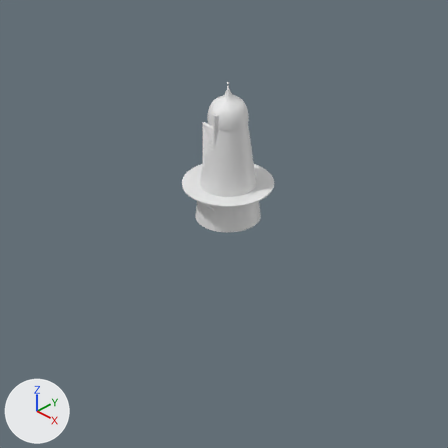
Renders of the Blender file development/graphics/buildings/greens windmill/windmill.blend from each side of a commit.
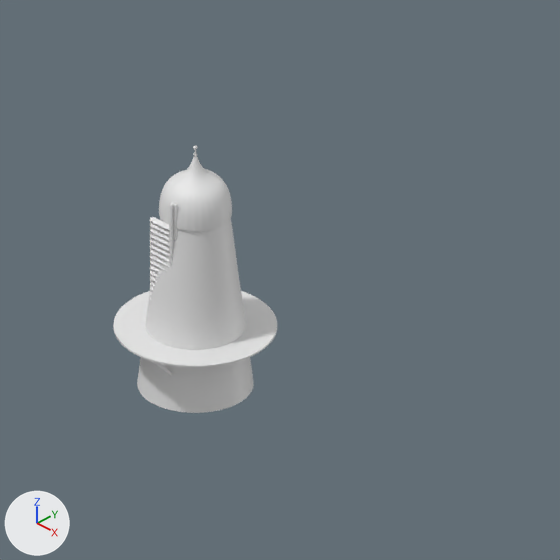
There are two pictures of each version: one from the file's camera 'isoCamera', one close up on the part from 26% to 97% of the width and 0% to 70% of the height. The lights are fixed; the arrows at lower left show +X, +Y and +Z.

Script lines for the objects in view, before the commit:
```python
me_cube_004 = bpy.data.meshes.new('Cube.004')
me_cube_004.from_pydata(...)  # 8 vertices, 6 faces; spans x -2.8..2.8, y -1.0..80.8, z -1.0..1.0
me_cylinder_001 = bpy.data.meshes.new('Cylinder.001')
me_cylinder_001.from_pydata(...)  # 384 vertices, 258 faces; spans x -1.0..1.0, y -1.0..1.0, z -1.06..0.67
me_cylinder_002 = bpy.data.meshes.new('Cylinder.002')
me_cylinder_002.from_pydata(...)  # a 128-sided cylinder along z spanning x -1.0..1.0, y -1.0..1.0, z -1.0..1.0
me_mesh_004 = bpy.data.meshes.new('Mesh.004')
me_mesh_004.from_pydata(...)  # 1216 vertices, 1250 faces; spans x -0.0078..0.0079, y 0.0..0.0109, z -0.0079..0.0079
ob_platform = bpy.data.objects.new('platform', me_cylinder_002)
ob_platform.location = (-2.0, 3.3, 8.9)
ob_platform.scale = (-10.9, -10.9, -0.132)
ob_sailarmblade = bpy.data.objects.new('sailArmBlade', me_cube_004)
ob_sailarmblade.parent = ob_sailarmsupport
ob_sailarmblade.matrix_parent_inverse = Matrix(((0.0, -5.186, 0.0, -8.632), (1.953, 0.0, 0.0, 2.749), (0.0, 0.0, 1.953, -53.37), (0.0, 0.0, 0.0, 1.0)))
ob_sailarmblade.location = (1.725, -2.075, 23.64)
ob_sailarmblade.rotation_euler = (1.571, 0.0, 6.283)  # degrees (90, 0, 360)
ob_sailarmblade.scale = (0.0951, 0.0432, 0.343)
_m = ob_sailarmblade.modifiers.new('Array', 'ARRAY')
_m.count = 21
_m.constant_offset_displace = (0.0, 0.0, 0.0)
_m.relative_offset_displace = (1.5, 0.0, 0.0)
ob_tower = bpy.data.objects.new('tower', me_mesh_004)
ob_tower.location = (-2.0, 3.3, 26.2)
ob_tower.rotation_euler = (1.571, 0.0, 0.0)  # degrees (90, 0, 0)
ob_tower.scale = (619.0, 911.0, 619.0)
ob_tower_001 = bpy.data.objects.new('tower.001', me_cylinder_001)
ob_tower_001.location = (-2.0, 3.3, 16.1)
ob_tower_001.scale = (7.72, 7.72, 15.1)
```
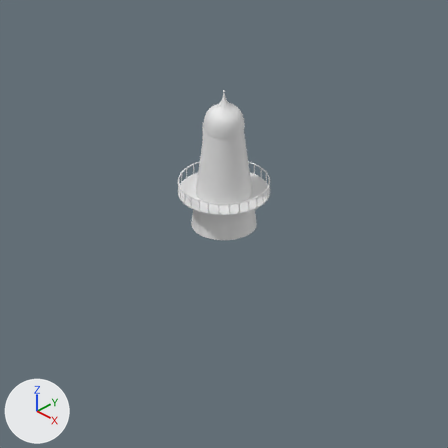
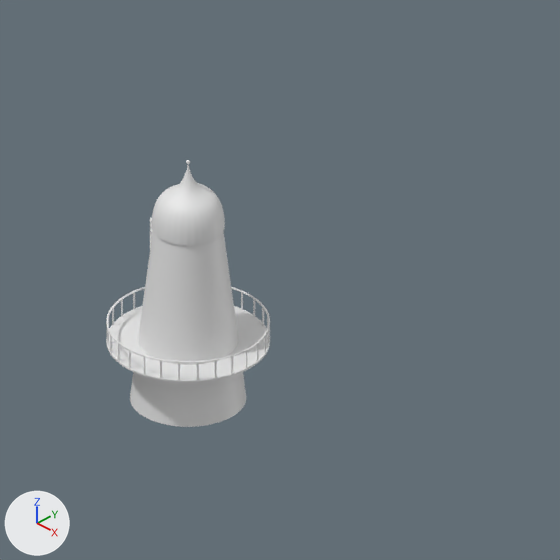
Commit message: centred windmill. added fence array

Changed parts and their boxes (x1, y1, x2, y2) in the close-ups (560 x 560 px):
'tower.001', moved
    before: (137, 218, 254, 413)
    after: (130, 231, 246, 427)
'platform', moved
    before: (113, 291, 277, 368)
    after: (106, 306, 270, 382)
'tower', moved
    before: (159, 150, 232, 231)
    after: (152, 164, 225, 245)
'fencePost', added
    after: (107, 292, 270, 380)
'railTop', added
    after: (106, 287, 270, 363)

What changed in the scene script:
```text
Add me_cube_006:
    me_cube_006.from_pydata(...)  # a box spanning x -9.14..-8.94, y 5.65..5.85, z 8.83..11.68
Add me_sphere_002:
    me_sphere_002.from_pydata(...)  # 512 vertices, 512 faces; spans x -0.131..0.131, y -0.131..0.131, z -0.002..0.0
Change ob_platform:
    ob_platform.location: (-2.0, 3.3, 8.9) -> (0.0, 0.0, 8.8)
Change ob_tower:
    ob_tower.location: (-2.0, 3.3, 26.2) -> (0.0, 0.0, 26.2)
Change ob_tower_001:
    ob_tower_001.location: (-2.0, 3.3, 16.1) -> (0.0, 0.0, 16.1)
Add ob_fencepost:
    ob_fencepost = bpy.data.objects.new('fencePost', me_cube_006)
    ob_fencepost.location = (0.0, 0.0, 0.0)
    ob_fencepost.rotation_euler = (0.0, 0.0, 0.284)  # degrees (0, 0, 16)
    _m = ob_fencepost.modifiers.new('Array', 'ARRAY')
    _m.count = 27
    _m.constant_offset_displace = (0.0, 0.0, 0.0)
    _m.use_relative_offset = False
    _m.relative_offset_displace = (0.0, 0.0, 0.0)
    _m.merge_threshold = 0.02
    _m.use_object_offset = True
    _m.offset_object = ob_railpostempty
Add ob_railpostempty:
    ob_railpostempty = bpy.data.objects.new('railPostEmpty', None)
    ob_railpostempty.location = (0.0, 0.0, 0.0)
    ob_railpostempty.rotation_euler = (0.0, 0.0, 0.513)  # degrees (0, 0, 29)
Add ob_railtop:
    ob_railtop = bpy.data.objects.new('railTop', me_sphere_002)
    ob_railtop.location = (0.0, 0.0, 11.7)
    ob_railtop.scale = (83.2, 83.2, 83.2)
```
